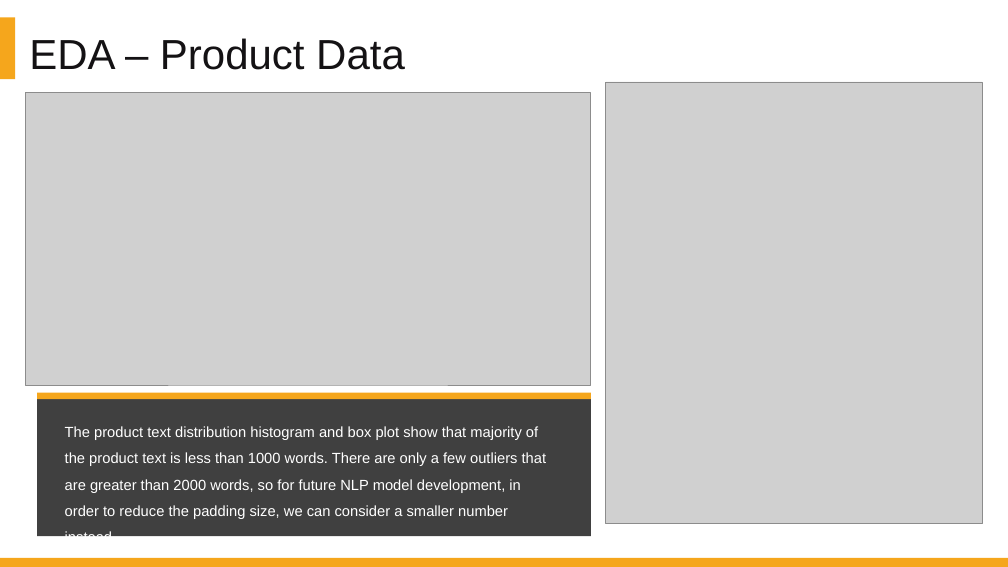
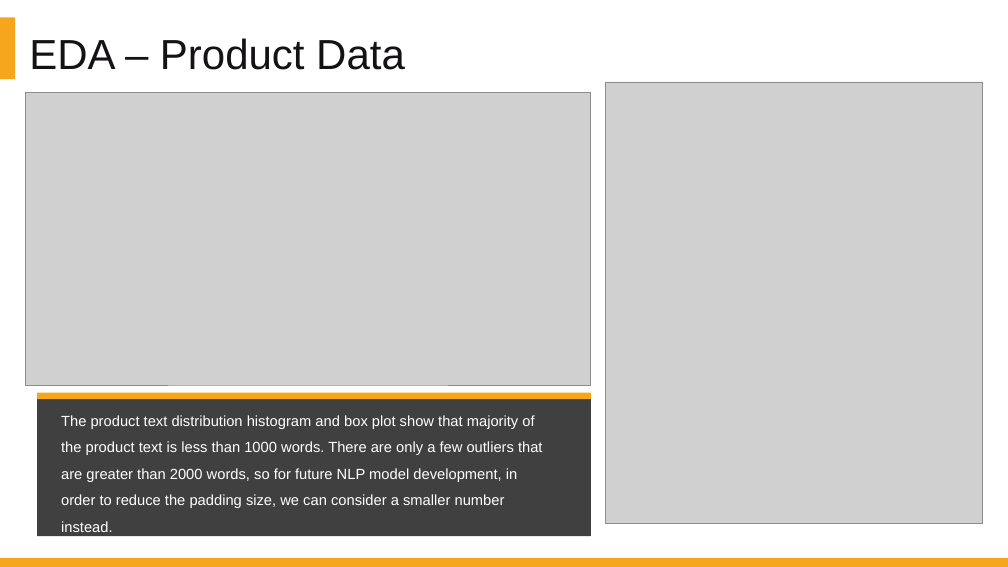
Before and after one commit to DATA-606-SPRING-2022/Jin_DATA606, a slide deck: slide 22 of presentation/Project_Presentation_EDA_v1.1.pptx. Drawn at 1008x567 pixels with LibreOffice and Linux fonts; fonts in the diff are those of the drawing; grey boxes stand for pictures. Boxes give left, top, right and bottom in pixels: in the first picture for what was removed or moved away, otherwise in the second. Text is boxed around its words. In the diff, an @@ line names an element or a change of style, - is before the commit and + after.

```diff
--- a/presentation/Project_Presentation_EDA_v1.1.pptx
+++ b/presentation/Project_Presentation_EDA_v1.1.pptx
@@ text "The product text distribution histogram ...": place and size @@
-text "The product text distribution histogram ..." at bbox=[65, 426, 547, 519]
+text "The product text distribution histogram ..." at bbox=[61, 415, 543, 508]
```
Also in this commit, not shown: 1 other file.
